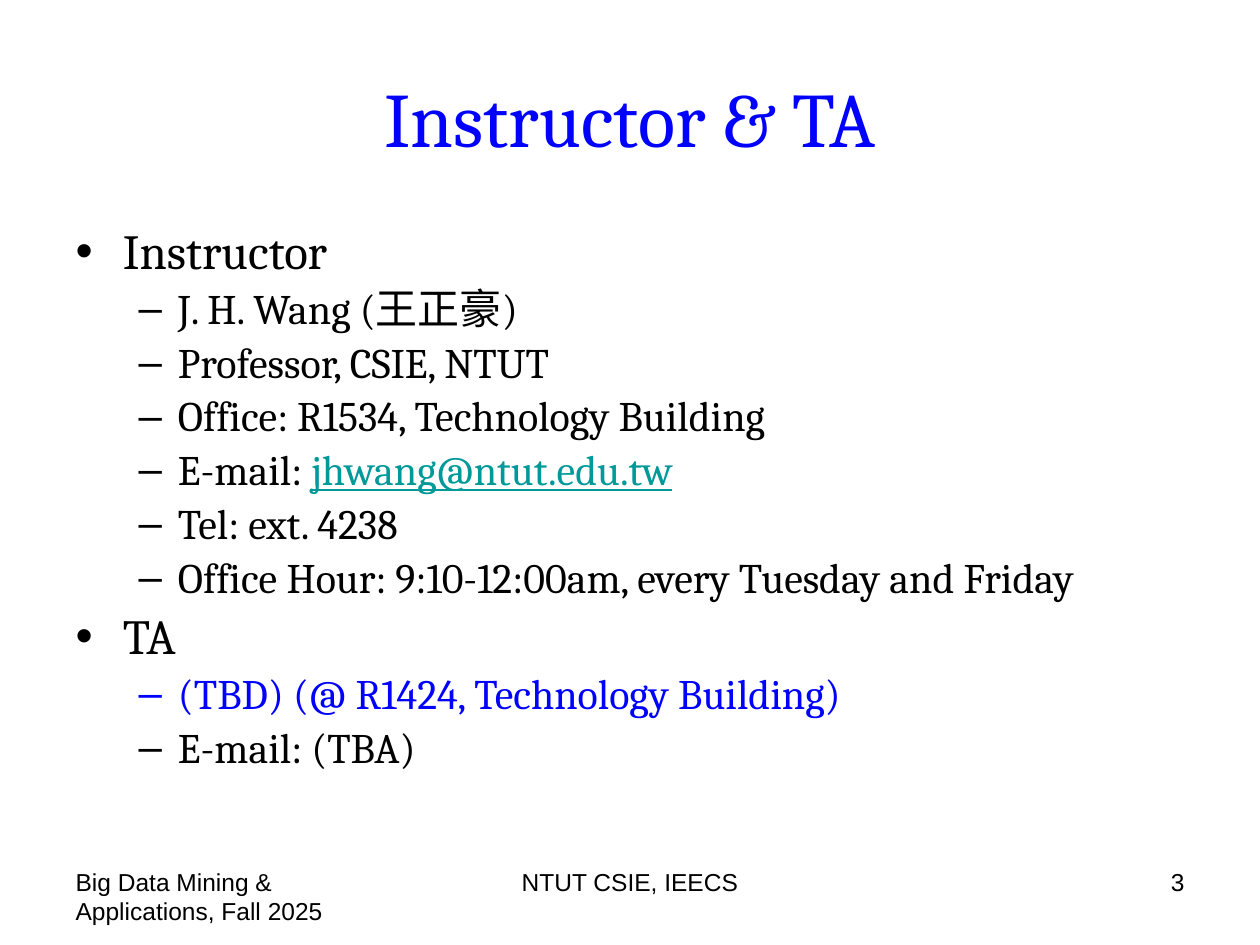
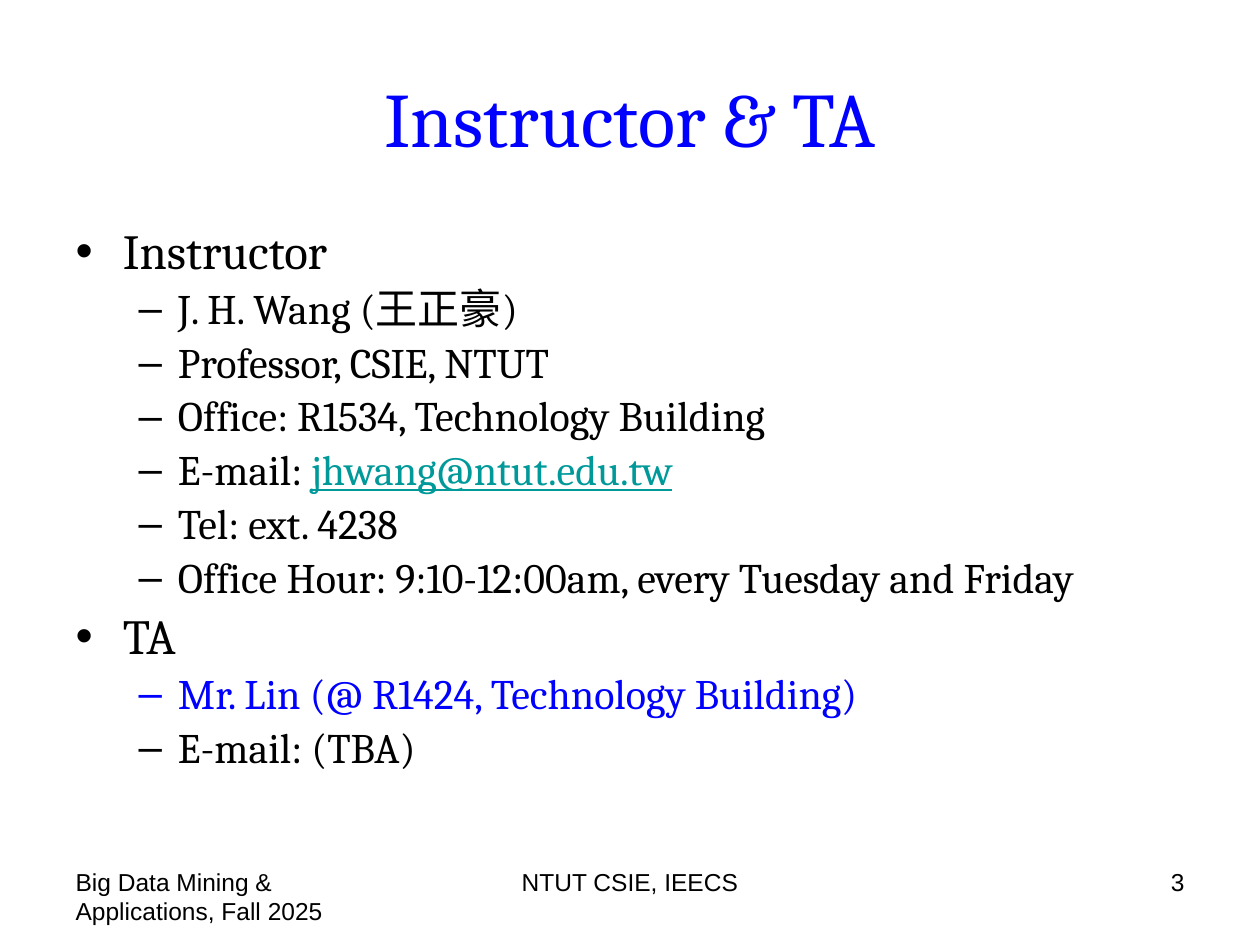
Before and after one commit to chriswjh/chriswjh.github.io, a slide deck: slide 3 of BDM/00-overview.pptx. Drawn at 1260x945 pixels with LibreOffice and Linux fonts; fonts in the diff are those of the drawing. Boxes give left, top, right and bottom in pixels: in the first picture for what was removed or moved away, otherwise in the second. Text is boxed around its words. In the diff, an @@ line names an element or a change of style, - is before the commit and + after.

```diff
--- a/BDM/00-overview.pptx
+++ b/BDM/00-overview.pptx
@@ text at box(178, 679, 857, 719): text changed @@
-  – (TBD) (@ R1424, Technology Building)
+  – Mr. Lin (@ R1424, Technology Building)
```
Also in this commit, not shown: 4 other slides changed.
